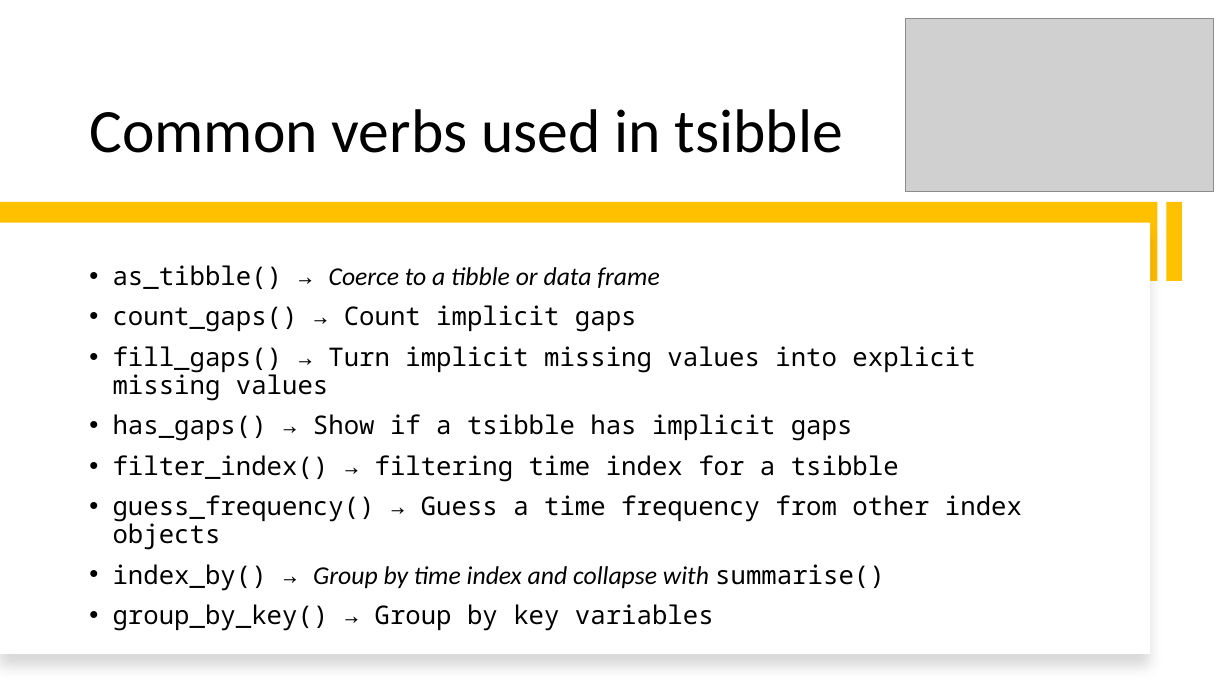
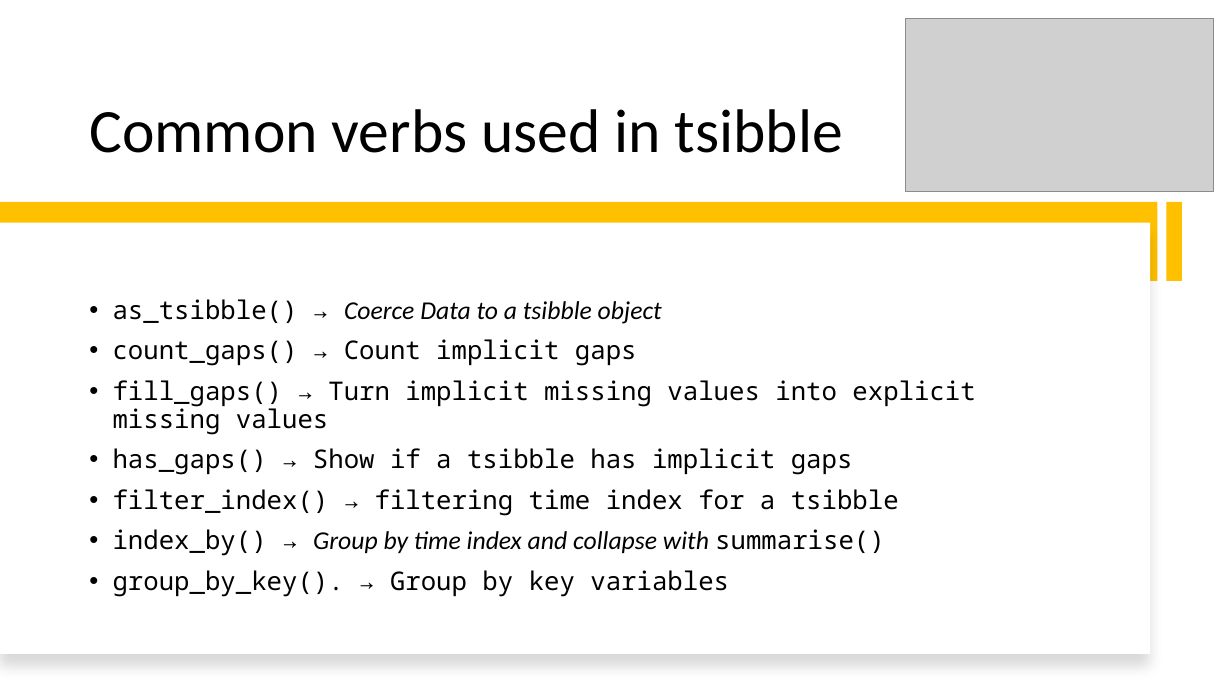
Before and after one commit to intro-to-data-science-22-workshop/-14-temporal-data-with-tsibble-and-fable-Samson-Krafft, a slide deck: slide 5 of tsibble and fable.pptx. Drawn at 1232x693 pixels with LibreOffice and Linux fonts; fonts in the diff are those of the drawing; grey boxes stand for pictures; background and template pictures are left out. Boxes give left, top, right and bottom in pixels: in the first picture for what was removed or moved away, otherwise in the second. Text is boxed around its words. In the diff, an @@ line names an element or a change of style, - is before the commit and + after.

```diff
--- a/tsibble and fable.pptx
+++ b/tsibble and fable.pptx
@@ text at (x1=113, y1=299, x2=662, y2=324): text changed @@
-• as_tibble() → Coerce to a tibble or data frame
+• as_tsibble() → Coerce Data to a tsibble object
@@ text at (x1=113, y1=495, x2=1022, y2=550): paragraph removed @@
-• guess_frequency() → Guess a time frequency from other index objects
@@ text at (x1=113, y1=570, x2=729, y2=597): text changed @@
-• group_by_key() → Group by key variables
+• group_by_key(). → Group by key variables
```
Also in this commit, not shown: 6 other slides changed, 3 slides added, 1 other file.
